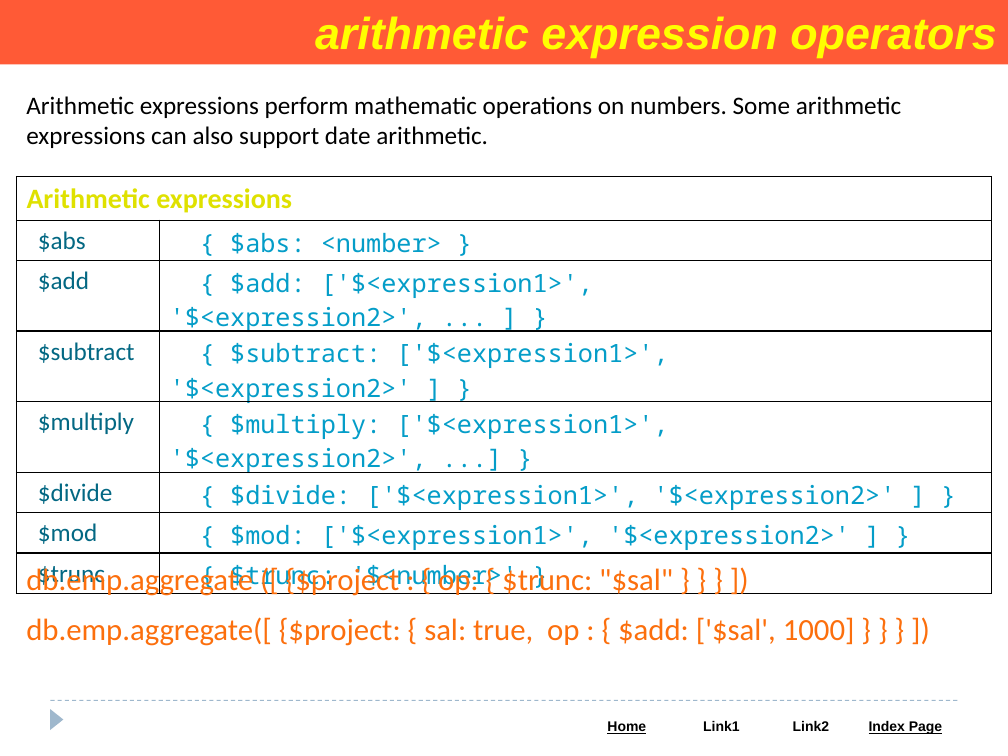
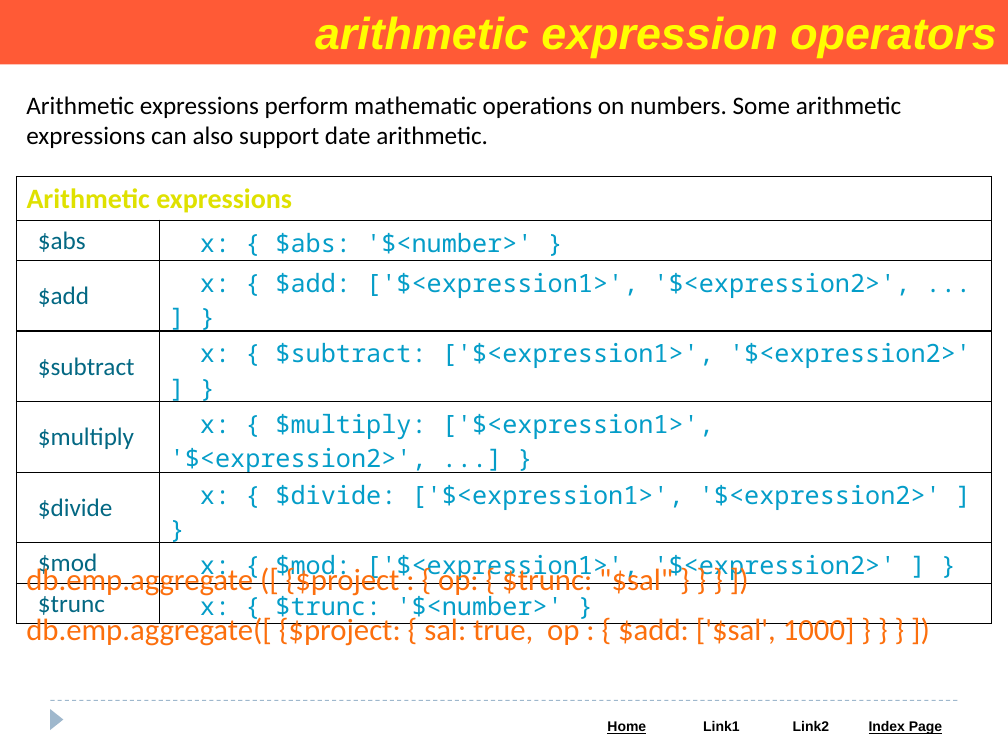
Before and after one commit to Saleel-Bagde/PPT-s, a slide deck: slide 98 of MongoDB PPT.pptx. Drawn at 1008x756 pixels with LibreOffice and Linux fonts; fonts in the diff are those of the drawing. Boxes give left, top, right and bottom in pixels: in the first picture for what was removed or moved away, otherwise in the second. Text is boxed around its words. In the diff, an @@ line names an element or a change of style, - is before the commit and + after.

```diff
--- a/MongoDB PPT.pptx
+++ b/MongoDB PPT.pptx
@@ table at [16,176,991,625] @@
-row 2, column 2: { $abs: <number> }
+row 2, column 2: x: { $abs: '$<number>' }
-row 3, column 2: { $add: ['$<expression1>', '$<expression2>', ... ] }
+row 3, column 2: x: { $add: ['$<expression1>', '$<expression2>', ... ] }
-row 4, column 2: { $subtract: ['$<expression1>', '$<expression2>' ] }
+row 4, column 2: x: { $subtract: ['$<expression1>', '$<expression2>' ] }
-row 5, column 2: { $multiply: ['$<expression1>', '$<expression2>', ...] }
+row 5, column 2: x: { $multiply: ['$<expression1>', '$<expression2>', ...] }
-row 6, column 2: { $divide: ['$<expression1>', '$<expression2>' ] }
+row 6, column 2: x: { $divide: ['$<expression1>', '$<expression2>' ] }
-row 7, column 2: { $mod: ['$<expression1>', '$<expression2>' ] }
+row 7, column 2: x: { $mod: ['$<expression1>', '$<expression2>' ] }
-row 8, column 2: { $trunc: '$<number>' }
+row 8, column 2: x: { $trunc: '$<number>' }
```
Also in this commit, not shown: 5 other slides changed.
